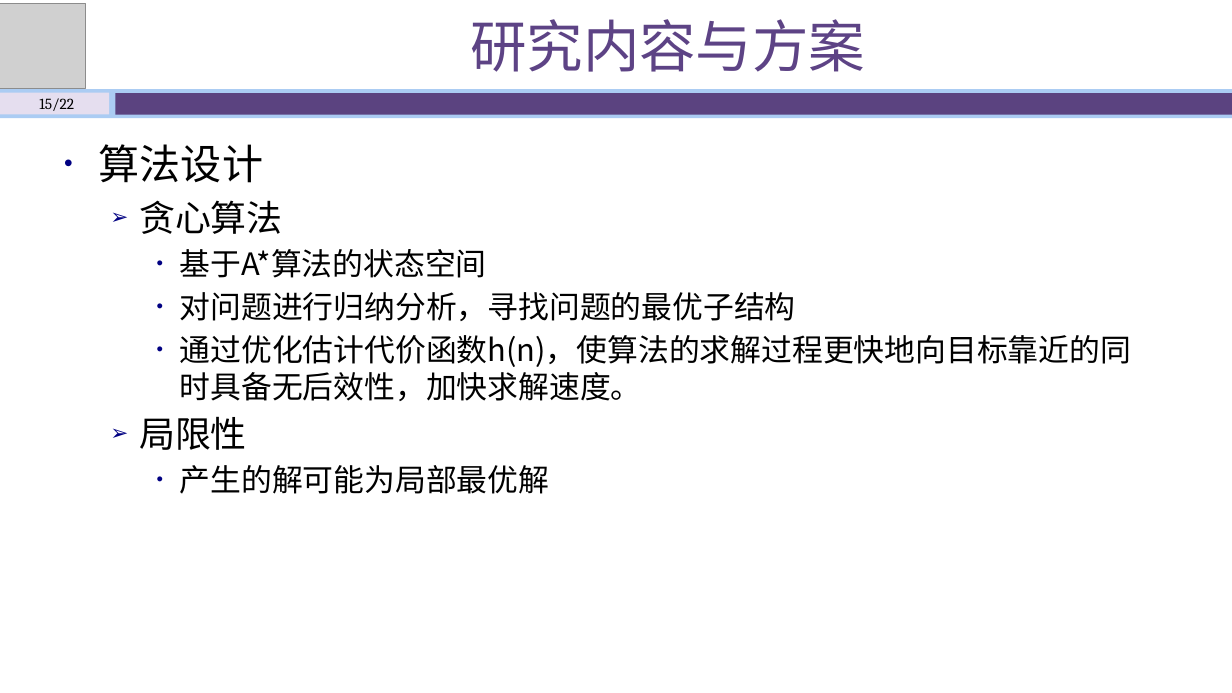
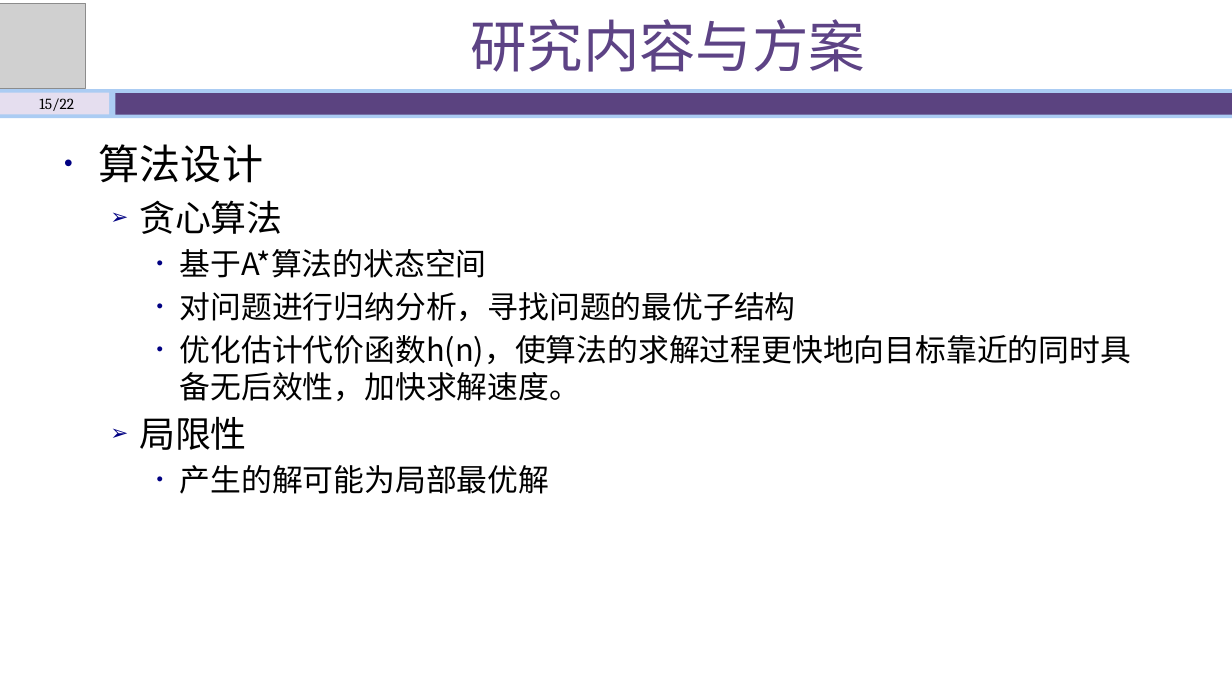
Before and after one commit to shawn47/0930, a slide deck: slide 15 of 开题答辩930-动画版.pptx. Drawn at 1232x693 pixels with LibreOffice and Linux fonts; fonts in the diff are those of the drawing; grey boxes stand for pictures. Boxes give left, top, right and bottom in pixels: in the first picture for what was removed or moved away, otherwise in the second. Text is boxed around its words. In the diff, an @@ line names an element or a change of style, - is before the commit and + after.

```diff
--- a/开题答辩930-动画版.pptx
+++ b/开题答辩930-动画版.pptx
@@ text at (180,335,1132,401): text changed @@
-    • 通过优化估计代价函数h(n)，使算法的求解过程更快地向目标靠近的同时具备无后效性，加快求解速度。
+    • 优化估计代价函数h(n)，使算法的求解过程更快地向目标靠近的同时具备无后效性，加快求解速度。
```
Also in this commit, not shown: 5 other slides changed.
